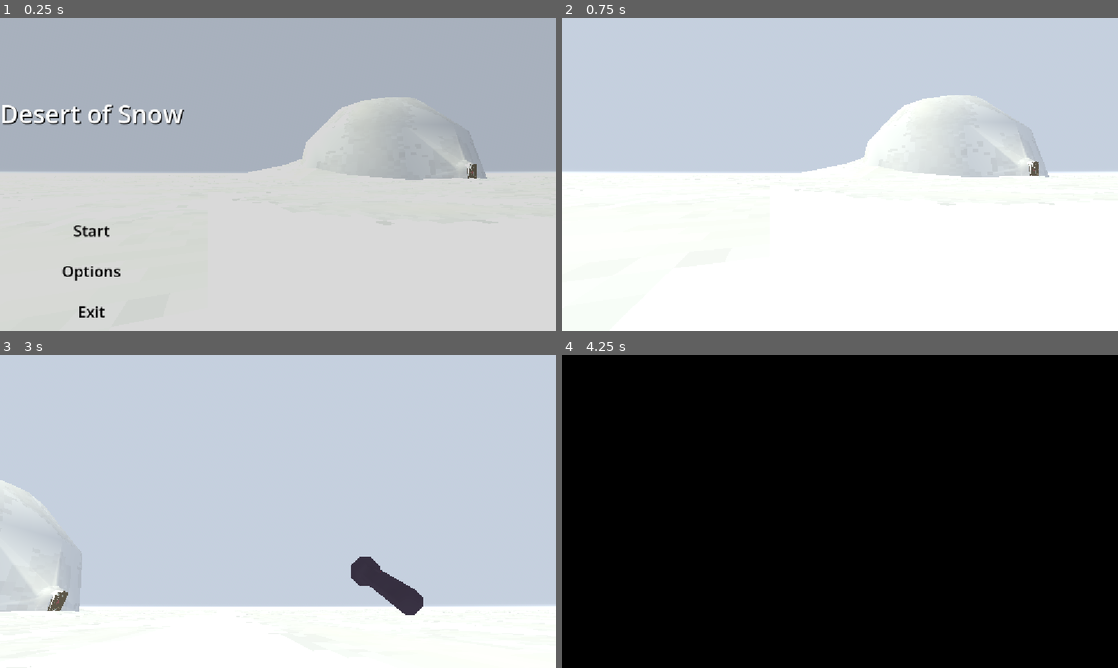
Above: before the commit, frames 1-4 (two rows, left to right).
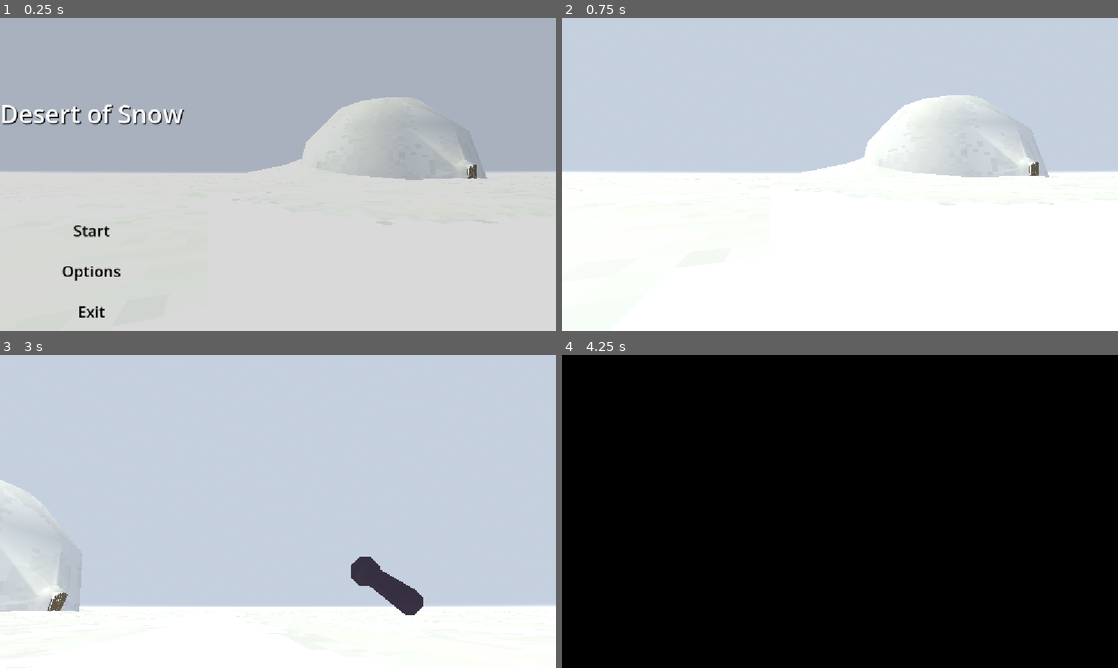
Above: after the commit, the same moments.

Repository: mortadelan/desert-of-snow
Game: Godot game, scene res://scenes/world.tscn
Same seed, same stepped clock (60 frames per second), same inputs: the game is played once before the commit and once after it.
Inputs (mouse positions are in pixels of both pictures, inside the frame that each line leads up to):
- Up to frame 1 (0.25 s): no input
- Up to frame 2 (0.75 s): click "Start" at 0.5 s
- Up to frame 3 (3 s): tap Enter at 1.25 s; move the mouse to (400, 495) at 1.27 s; hold D (move_right) 1.28-2.03 s; hold G (pull_out_flashlight) 1.28-2.03 s; move the mouse to (250, 511) at 2.02 s; hold W (move_forward) from 2.03 s (still down); tap Shift (run) at 2.1 s; move the mouse to (289, 505) at 2.77 s; hold F (switch_flashlight) from 2.78 s (still down)
- Up to frame 4 (4.25 s): keep holding W (move_forward); move the mouse to (834, 517) at 3.52 s; release F (switch_flashlight) at 3.53 s; tap G (pull_out_flashlight) at 3.6 s

The runs differ from the first frame. In frame 1, less than 0.1% of the frame differs, in the area x 84-86%, y 46-52%; in frame 2, less than 0.1%; in frame 3, less than 0.1%, in the area x 8-13%, y 75-82%; in frame 4, nothing differs.

Commit message:
added floor textures and wall texture

Diff:
--- a/scenes/outside.tscn
+++ b/scenes/outside.tscn
@@ -180,7 +180,7 @@
 shape = SubResource("BoxShape3D_lt7nq")
 
 [node name="door_mesh" parent="level_geometry/THEdoor" unique_id=1290277933 instance=ExtResource("5_7r1kg")]
-transform = Transform3D(-1, 0, -8.742278e-08, 0, 1, 0, 8.742278e-08, 0, -1, 0, 0, 0)
+transform = Transform3D(-1, 0, -8.742278e-08, 0, 1, 0, 8.742278e-08, 0, -1, 0, -0.8483701, 1.2450867)
 
 [node name="CollisionShape3D" type="CollisionShape3D" parent="level_geometry/THEdoor" unique_id=1556674289]
 transform = Transform3D(1, 0, 0, 0, 1, 0, 0, 0, 1, -0.0032958984, 2.0629272, 1.1680298)
@@ -191,7 +191,7 @@
 shape = SubResource("BoxShape3D_lt5my")
 
 [node name="CollisionShape3D4" type="CollisionShape3D" parent="level_geometry/THEdoor" unique_id=1782175874]
-transform = Transform3D(-0.9999982, 0.00096360117, 0.0016278268, 0.0015567598, -0.069648035, 0.99757046, 0.0010746372, 0.99757123, 0.06964641, -0.25551987, 4.875455, 1.1038132)
+transform = Transform3D(-0.9999982, 0.00096360117, 0.0016278268, 0.0015567598, -0.069648035, 0.99757046, 0.0010746372, 0.99757123, 0.06964641, -0.25551987, 4.489027, 1.1038132)
 shape = SubResource("BoxShape3D_kg0bm")
 
 [node name="CollisionShape3D3" type="CollisionShape3D" parent="level_geometry/THEdoor" unique_id=950160]
Binary file changed: art/door.bin
Not shown, changed: art/door.gltf
Binary file changed: art/door.png
Binary file added: art/inside/floor_dirty.png
Not shown, added: art/inside/floor_dirty.png.import
Binary file added: art/inside/floor_normal.png
Not shown, added: art/inside/floor_normal.png.import
Binary file added: art/inside/floor_old_blood.png
Not shown, added: art/inside/floor_old_blood.png.import
Binary file added: art/inside/wall.png
Not shown, added: art/inside/wall.png.import
